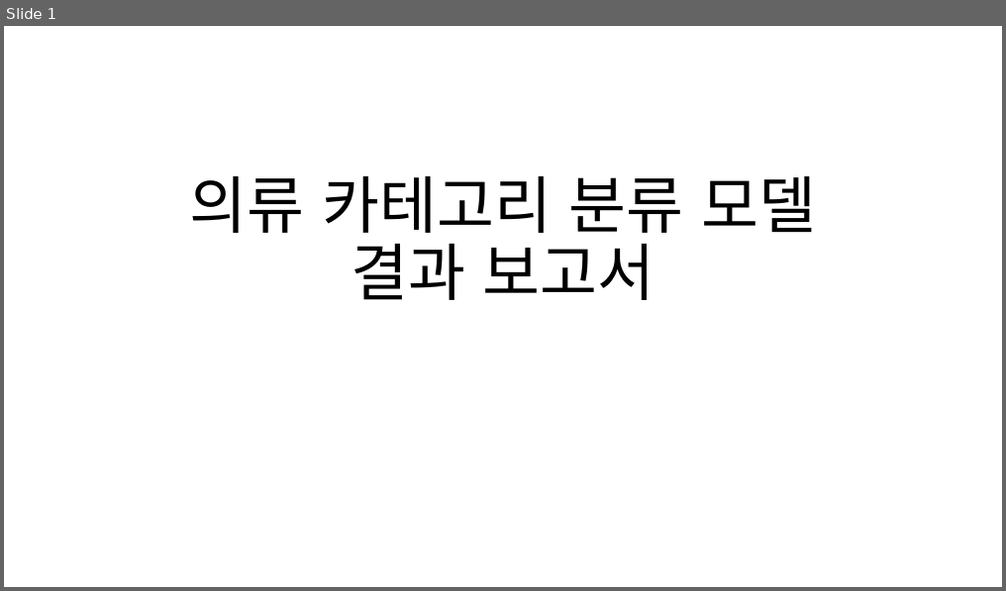
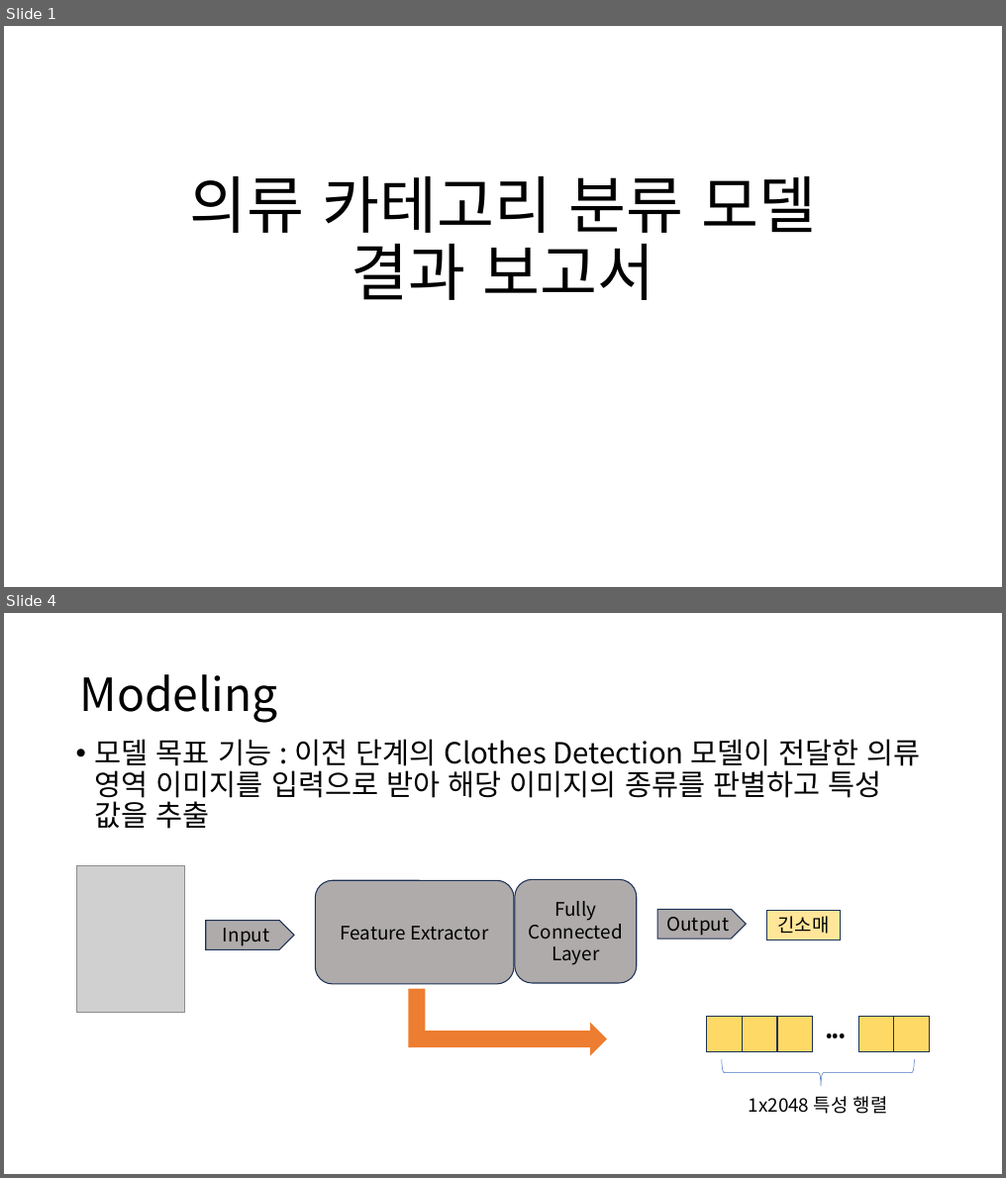
Before and after one commit to Playdata-G-DA35/DA35-final-team2-Item_Classification_RPA, a slide deck: documents/의류 카테고리 분류 모델 결과 보고서.pptx. Shown one above the other, each under a label of ours: slide 1 before the commit, slides 1 and 4 after it; the slides between them are not shown. The pictures are 1006x591 and 1006x1178 pixels, drawn with LibreOffice and Linux fonts; fonts in the diff are those of the drawing; grey boxes stand for pictures. Boxes give left, top, right and bottom in pixels: in the first picture for what was removed or moved away, otherwise in the second. Text is boxed around its words. In the diff, an @@ line names an element or a change of style, - is before the commit and + after.

```diff
--- a/documents/의류 카테고리 분류 모델 결과 보고서.pptx
+++ b/documents/의류 카테고리 분류 모델 결과 보고서.pptx
@@ slide 4 added at box(4, 613, 1002, 1174), background #FFFFFF @@
@@ title added at box(80, 674, 278, 723), 44 pt, text #000000 @@
+Modeling
@@ text added at box(95, 739, 921, 829), 28 pt, text #000000 @@
+• 모델 목표 기능 : 이전 단계의 Clothes Detection 모델이 전달한 의류 영역 이미지를 입력으로 받아 해당 이미지의 종류를 판별하고 특성 값을 추출
@@ picture added at box(76, 865, 184, 1013) @@
@@ rounded rectangle added at box(515, 879, 637, 983), fill #AFABAB, outline #1E3256 1 pt, 18 pt, text #000000 @@
+Fully Connected Layer
@@ rounded rectangle added at box(316, 881, 514, 984), fill #AFABAB, outline #1E3256 1 pt, 18 pt, text #000000 @@
+Feature Extractor
@@ pentagon arrow added at box(657, 909, 746, 939), fill #AFABAB, outline #1E3256 1 pt, 18 pt, text #000000 @@
+Output
@@ pentagon arrow added at box(206, 921, 294, 950), fill #AFABAB, outline #1E3256 1 pt, 18 pt, text #000000 @@
+Input
@@ rectangle added at box(767, 910, 841, 940), fill #FFE699, outline #1E3256 1 pt, 18 pt, text #000000 @@
+긴소매
@@ bent up arrow added at box(409, 988, 607, 1056), fill #ED7D31 @@
@@ group added at box(707, 1017, 930, 1114): 5 rectangles, 2 texts, 1 left brace @@
+•••
+1x2048 특성 행렬
```
Also in this commit, not shown: 2 slides changed, 15 other slides added, 46 other files.
